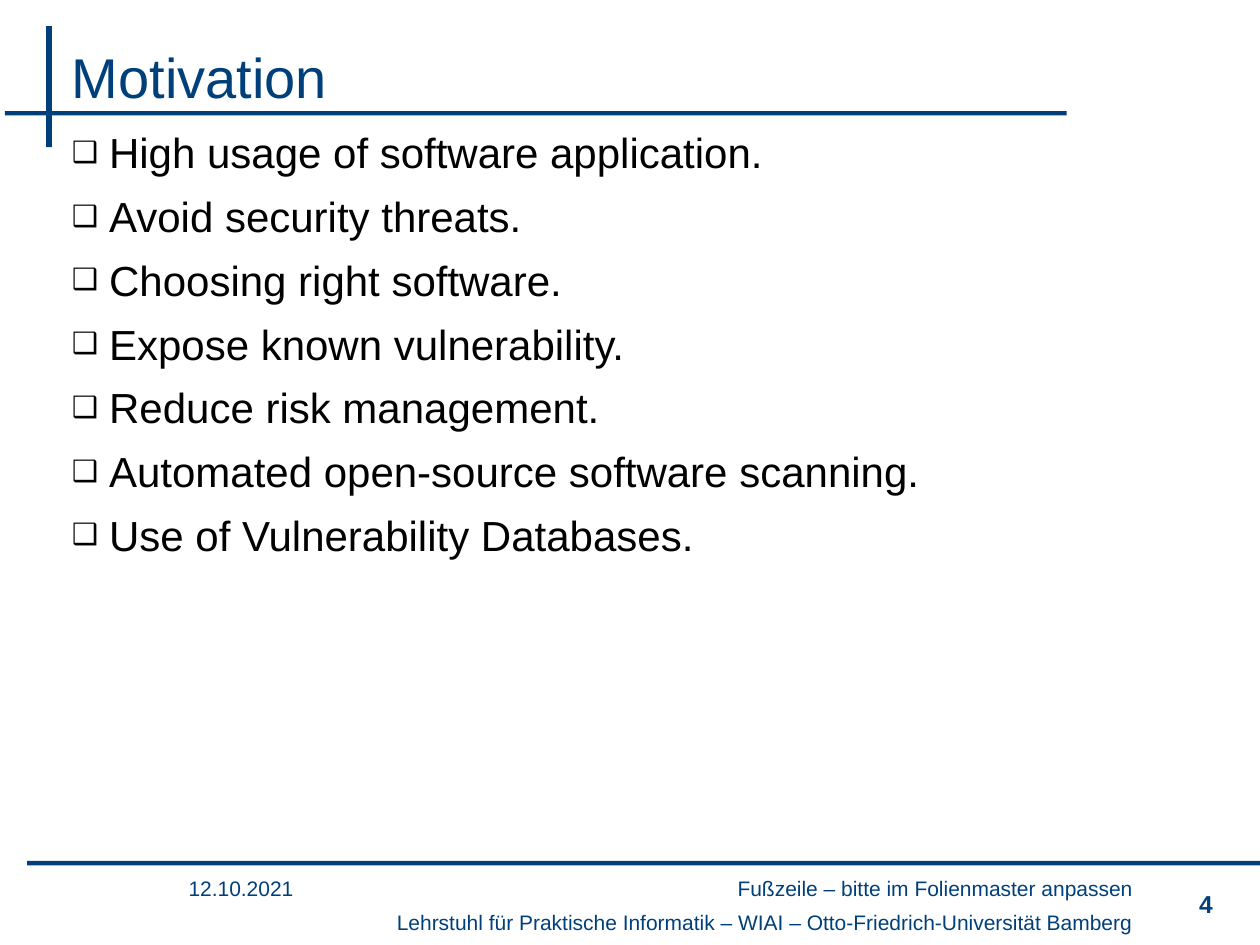
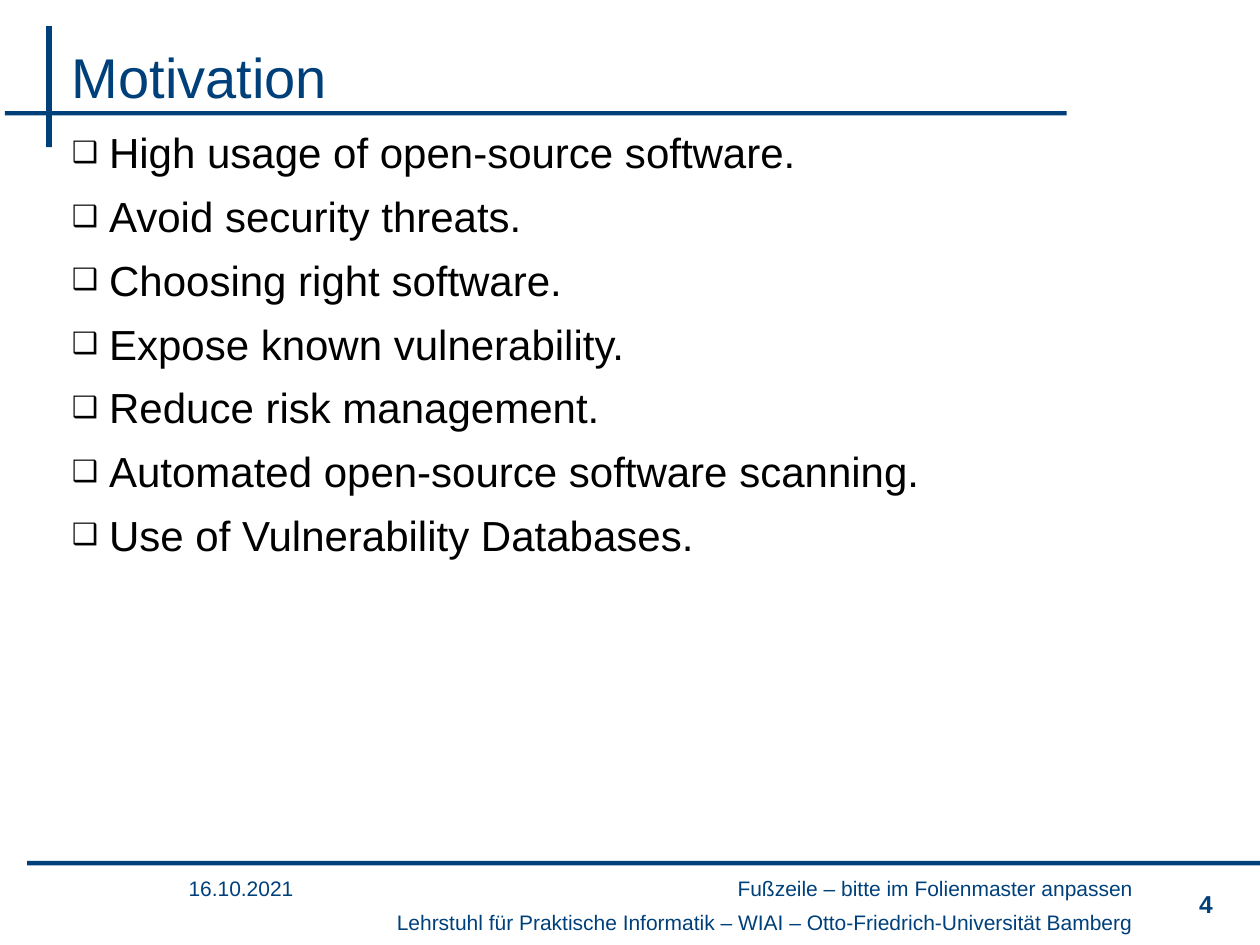
Before and after one commit to rhari26/thesis, a slide deck: slide 4 of Open-Source Software Discovery and Vulnerability Analysis.pptx. Drawn at 1260x945 pixels with LibreOffice and Linux fonts; fonts in the diff are those of the drawing; background and template pictures are left out. Boxes give left, top, right and bottom in pixels: in the first picture for what was removed or moved away, otherwise in the second. Text is boxed around its words. In the diff, an @@ line names an element or a change of style, - is before the commit and + after.

```diff
--- a/Open-Source Software Discovery and Vulnerability Analysis.pptx
+++ b/Open-Source Software Discovery and Vulnerability Analysis.pptx
@@ text at bbox=[109, 137, 795, 177]: text changed @@
-❑ High usage of software application.
+❑ High usage of open-source software.
@@ text at bbox=[189, 881, 294, 897]: text changed @@
-12.10.2021
+16.10.2021
```
Also in this commit, not shown: 11 other slides changed, 5 slides added, 1 slide removed.
